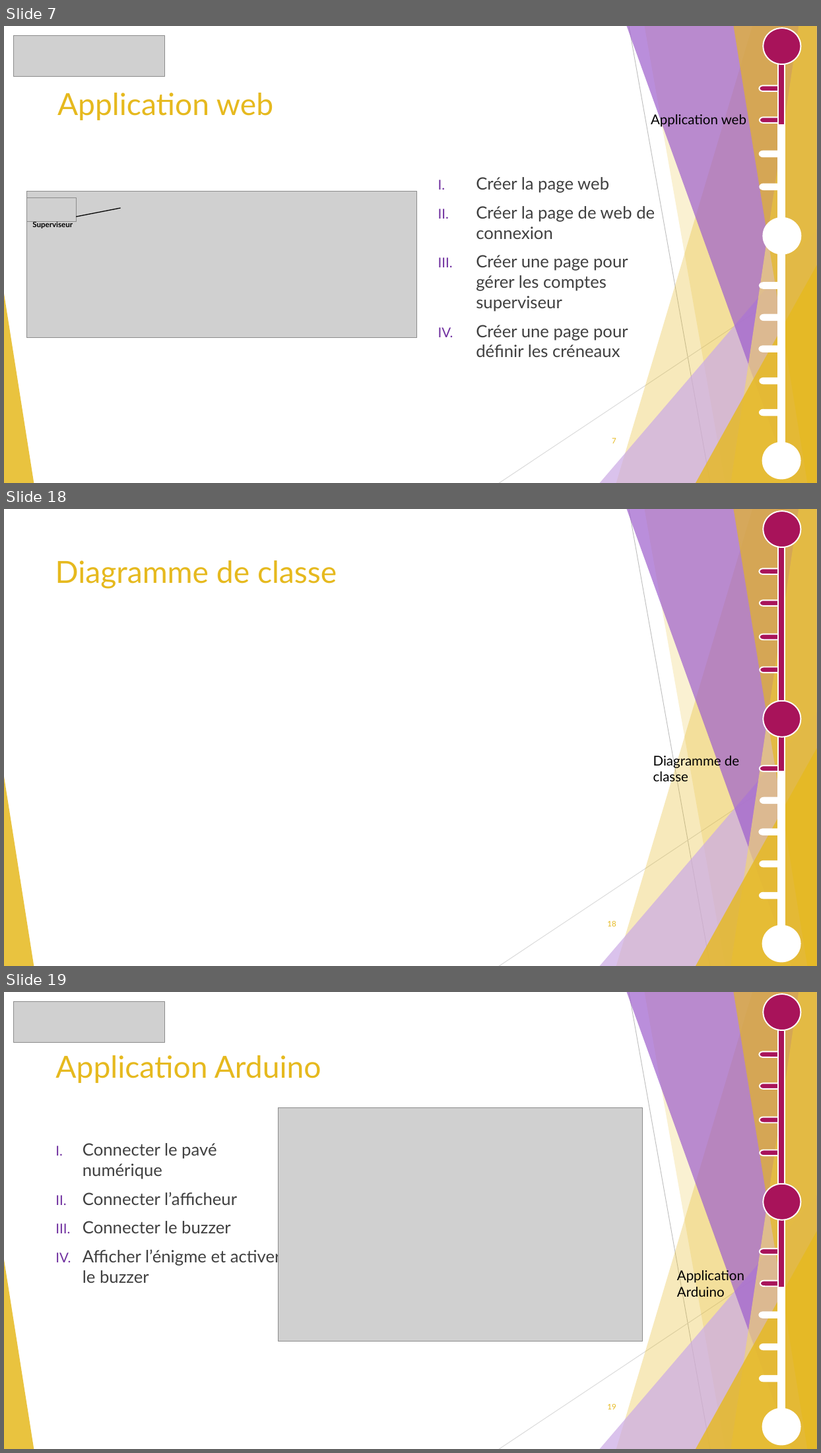
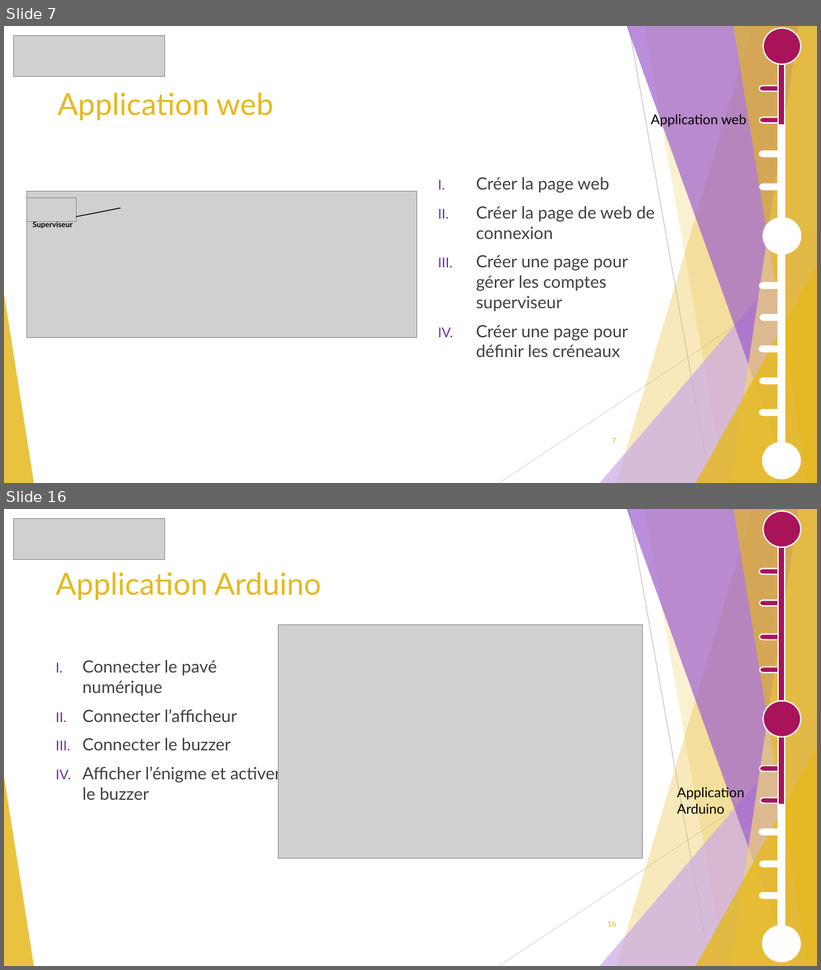
Before and after one commit to GuiguiMvn/Systeme-Escape-Game-Telethon, a slide deck: Cyril/Diapositives/Projet Théléton REVUE 2.pptx. Shown one above the other, each under a label of ours: slides 7, 18 and 19 before the commit, slides 7 and 16 after it; the slides between them are not shown. The pictures are 821x1453 and 821x970 pixels, drawn with LibreOffice and Linux fonts; fonts in the diff are those of the drawing; grey boxes stand for pictures. Boxes give left, top, right and bottom in pixels: in the first picture for what was removed or moved away, otherwise in the second. Text is boxed around its words. In the diff, an @@ line names an element or a change of style, - is before the commit and + after.

Commit message:
Maj diapo et diagramme de séquence

```diff
--- a/Cyril/Diapositives/Projet Théléton REVUE 2.pptx
+++ b/Cyril/Diapositives/Projet Théléton REVUE 2.pptx
@@ slide 18 removed at (4,509,817,966), background #FFFFFF; not listed: 10 template elements that a slide beside it also shows @@
@@ ellipse removed at (764,511,801,547) @@
@@ rectangle removed at (778,521,785,937) @@
@@ rectangle removed at (778,538,785,772) @@
@@ title removed at (55,560,337,589) @@
-Diagramme de classe
@@ pill shape removed at (759,569,783,574) @@
@@ rectangle removed at (778,576,785,580) @@
@@ pill shape removed at (760,601,783,606) @@
@@ pill shape removed at (760,634,783,640) @@
@@ pill shape removed at (760,667,783,673) @@
@@ ellipse removed at (764,701,801,737) @@
@@ text removed at (653,754,739,785) @@
-Diagramme de classe
@@ pill shape removed at (760,766,783,771) @@
@@ pill shape removed at (760,798,784,803) @@
@@ pill shape removed at (759,829,783,835) @@
@@ pill shape removed at (760,861,783,867) @@
@@ pill shape removed at (760,893,783,899) @@
@@ page number removed at (607,921,616,927) @@
-18
@@ ellipse removed at (763,926,801,962) @@
@@ what was slide 19 is now slide 16 @@
@@ page number at (607,921,616,927): text changed @@
-19
+16
```
Also in this commit, not shown: 16 slides changed, 2 other slides removed, 3 other files.
